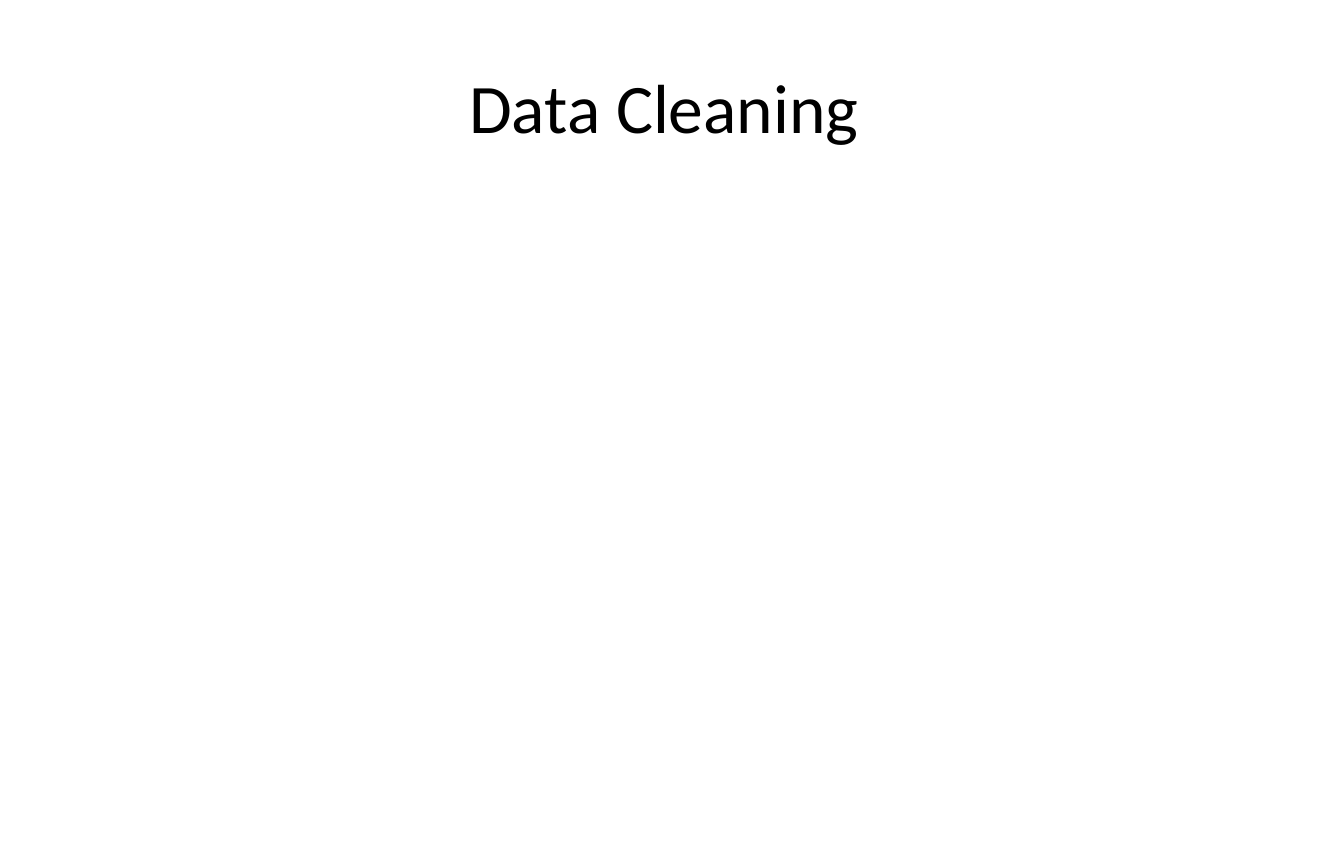
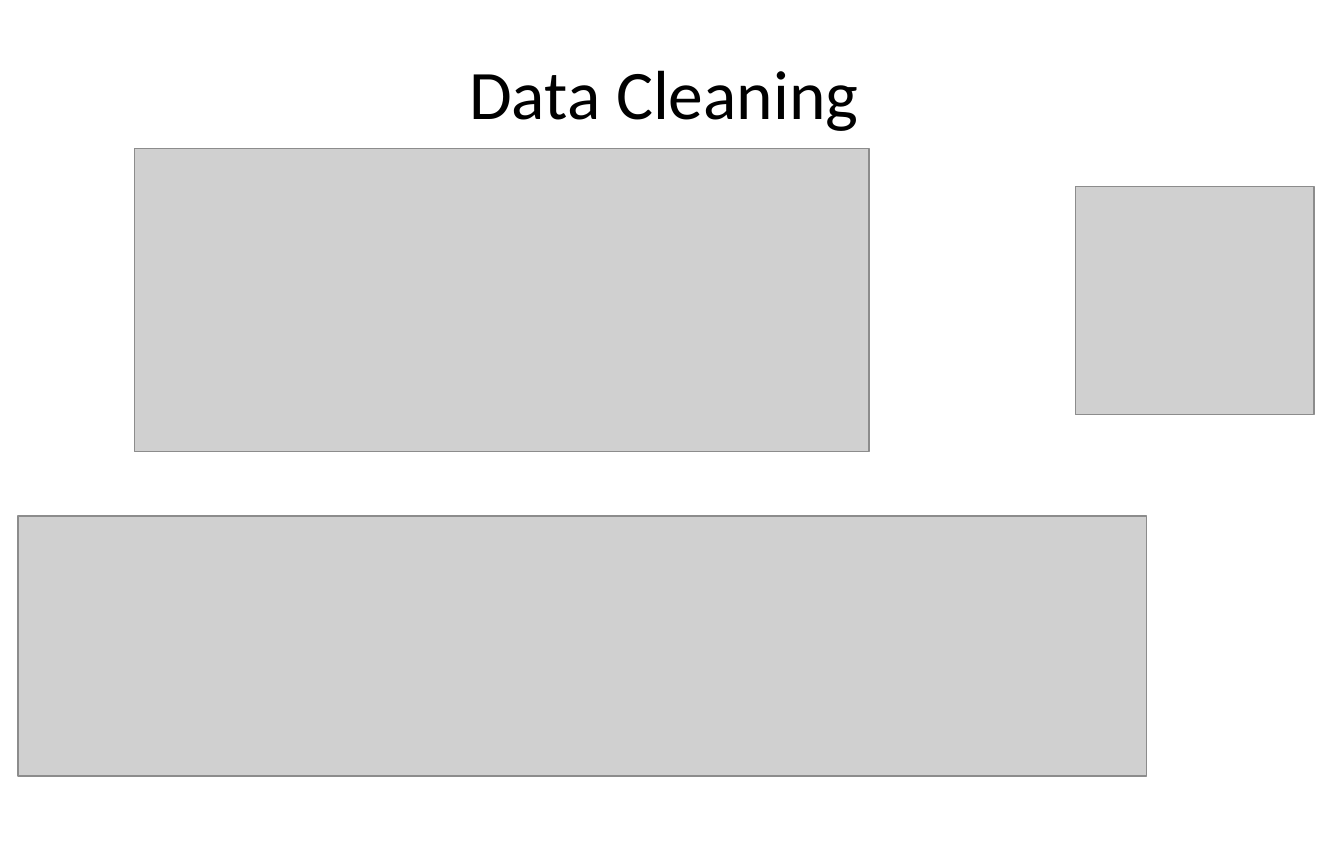
Before and after one commit to varunpanchal283/Major-Project, a slide deck: slide 9 of Car Resale Price Prediction.pptx. Drawn at 1344x853 pixels with LibreOffice and Linux fonts; fonts in the diff are those of the drawing; grey boxes stand for pictures. Boxes give left, top, right and bottom in pixels: in the first picture for what was removed or moved away, otherwise in the second. Text is boxed around its words. In the diff, an @@ line names an element or a change of style, - is before the commit and + after.

```diff
--- a/Car Resale Price Prediction.pptx
+++ b/Car Resale Price Prediction.pptx
@@ title "Data Cleaning": place and size @@
-title "Data Cleaning" at (469, 84, 858, 145)
+title "Data Cleaning" at (469, 70, 858, 131)
@@ picture added at (134, 149, 869, 453) @@
@@ picture added at (1075, 187, 1314, 415) @@
@@ picture added at (18, 517, 1147, 777) @@
```
Also in this commit, not shown: 2 other slides changed, 5 slides added, 2 slides removed.
